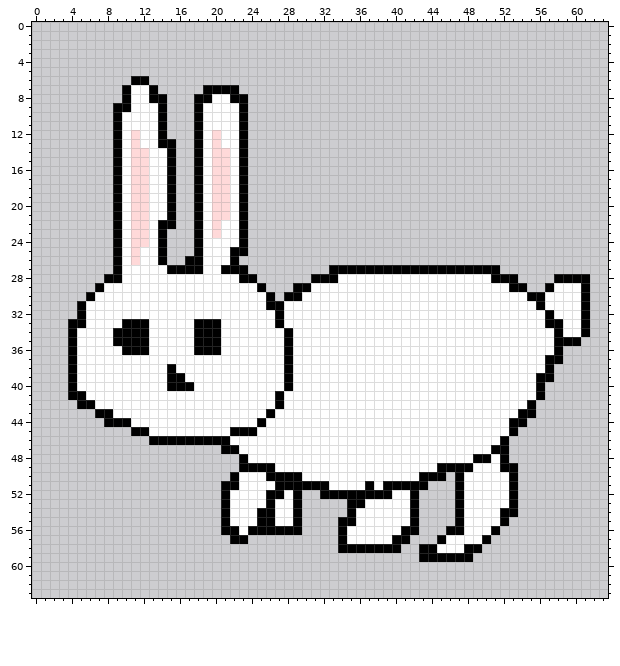
A pixel-art sprite gets an edit: mapengine/scenes/animal0.png. The picture above was drawn from the file before the commit.
The file is 64x64 pixels.
The result:
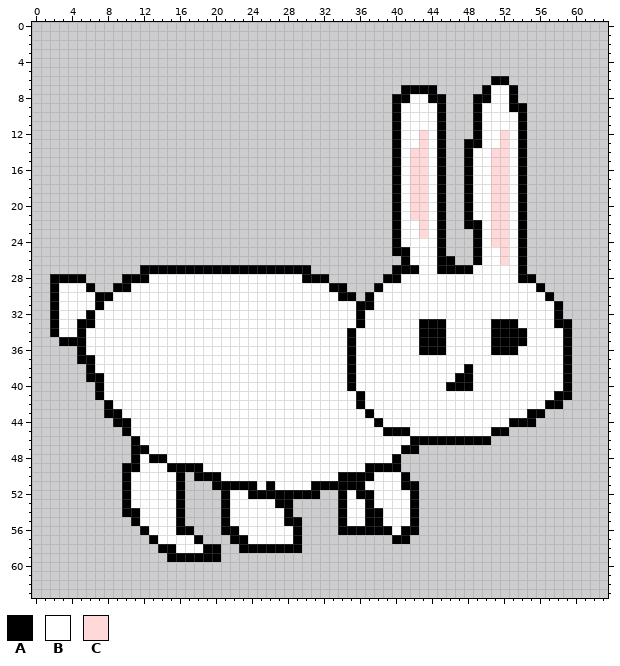
Palette (. is transparent): A #000000  B #ffffff  C #ffd9d9
Diff:
y 6: x 11..12 AA -> ..; x 51..52 .. -> AA
y 7: x 10..13 ABBA -> ....; x 19..22 AAAA -> ....; x 41..44 .... -> AAAA; x 50..53 .... -> ABBA
y 8: x 10..14 ABBAA -> .....; x 18..23 AABBAA -> ......; x 40..45 ...... -> AABBAA; x 49..53 ..... -> AABBA
y 9: x 9..14 AABBBA -> ......; x 18..23 ABBBBA -> ......; x 40..45 ...... -> ABBBBA; x 49..54 ...... -> ABBBAA
y 10..11: x 9..14 ABBBBA -> ......; x 18..23 ABBBBA -> ......; x 40..45 ...... -> ABBBBA; x 49..54 ...... -> ABBBBA
y 12: x 9..14 ABCBBA -> ......; x 18..23 ABCBBA -> ......; x 40..45 ...... -> ABBCBA; x 49..54 ...... -> ABBCBA
y 13: x 9..15 ABCBBAA -> .......; x 18..23 ABCBBA -> ......; x 40..45 ...... -> ABBCBA; x 48..54 ....... -> AABBCBA
y 14..21: x 9..15 ABCCBBA -> .......; x 18..23 ABCCBA -> ......; x 40..45 ...... -> ABCCBA; x 48..54 ....... -> ABBCCBA
y 22: x 9..15 ABCCBAA -> .......; x 18..23 ABCBBA -> ......; x 40..45 ...... -> ABBCBA; x 48..54 ....... -> AABCCBA
y 23: x 9..14 ABCCBA -> ......; x 18..23 ABCBBA -> ......; x 40..45 ...... -> ABBCBA; x 49..54 ...... -> ABCCBA
y 24: x 9..14 ABCCBA -> ......; x 18..23 ABBBBA -> ......; x 40..45 ...... -> ABBBBA; x 49..54 ...... -> ABCCBA
y 25: x 9..14 ABCBBA -> ......; x 18..23 ABBBAA -> ......; x 40..45 ...... -> AABBBA; x 49..54 ...... -> ABBCBA
y 26: x 9..14 ABCBBA -> ......; x 17..22 AABBBA -> ......; x 41..46 ...... -> ABBBAA; x 49..54 ...... -> ABBCBA
y 27: x 9..14 ABBBBB -> ...AAA; x 19..20 BB -> AA; x 24..30 ....... -> AAAAAAA; x 33..39 AAAAAAA -> .......; x 43..44 AA -> BB; x 49..54 AAA... -> BBBBBA
y 28: x 2..5 .... -> AAAA; x 8..12 AABBB -> ..AAA; x 23..30 AA...... -> BBBBBBBA; x 33..40 ABBBBBBB -> ......AA; x 51..55 AAA.. -> BBBAA; x 58..61 AAAA -> ....
y 29: x 2..10 .....ABBB -> ABBBA..AA; x 25..30 A...AA -> BBBBBB; x 33..38 BBBBBB -> AA...A; x 53..61 AA..ABBBA -> BBBA.....
y 30: x 2..8 ....ABB -> ABBBBAA; x 26..29 A.AA -> BBBB; x 34..37 BBBB -> AA.A; x 55..61 AABBBBA -> BBA....
y 31: x 2..5 ...A -> ABBB; x 7 B -> A; x 26..27 AA -> BB; x 36..37 BB -> AA; x 56 A -> B; x 58..61 BBBA -> A...
y 32: x 2..6 ...AB -> ABBBA; x 27 A -> B; x 36 B -> A; x 57..61 ABBBA -> BA...
y 33: x 2..4 ..A -> ABB; x 6 B -> A; x 10..12 AAA -> BBB; x 18..20 AAA -> BBB; x 27 A -> B; x 36 B -> A; x 43..45 BBB -> AAA; x 51..53 BBB -> AAA; x 57 A -> B; x 59..61 BBA -> A..
y 34: x 2..5 ..AB -> ABBA; x 9..12 AAAA -> BBBB; x 18..20 AAA -> BBB; x 28 A -> B; x 35 B -> A; x 43..45 BBB -> AAA; x 51..54 BBBB -> AAAA; x 58..61 ABBA -> BA..
y 35: x 3 . -> A; x 5 B -> A; x 9..12 AAAA -> BBBB; x 18..20 AAA -> BBB; x 28 A -> B; x 35 B -> A; x 43..45 BBB -> AAA; x 51..54 BBBB -> AAAA; x 58 A -> B; x 60 A -> .
y 36: x 4..5 AB -> .A; x 10..12 AAA -> BBB; x 18..20 AAA -> BBB; x 28 A -> B; x 35 B -> A; x 43..45 BBB -> AAA; x 51..53 BBB -> AAA; x 58..59 A. -> BA
y 37: x 4..6 ABB -> .AA; x 28 A -> B; x 35 B -> A; x 57..59 AA. -> BBA
y 38: x 4..6 ABB -> ..A; x 15 A -> B; x 28 A -> B; x 35 B -> A; x 48 B -> A; x 57..59 A.. -> BBA
y 39: x 4..7 ABBB -> ..AA; x 15..16 AA -> BB; x 28 A -> B; x 35 B -> A; x 47..48 BB -> AA; x 56..59 AA.. -> BBBA
y 40: x 4..7 ABBB -> ...A; x 15..17 AAA -> BBB; x 28 A -> B; x 35 B -> A; x 46..48 BBB -> AAA; x 56..59 A... -> BBBA
y 41: x 4..7 AABB -> ...A; x 27 A -> B; x 36 B -> A; x 56..59 A... -> BBAA
y 42: x 5..8 AABB -> ...A; x 27 A -> B; x 36 B -> A; x 55..58 A... -> BBAA
y 43: x 7 A -> .; x 9 B -> A; x 26 A -> B; x 37 B -> A; x 54 A -> B; x 56 . -> A
y 44: x 8 A -> .; x 25 A -> B; x 38 B -> A; x 55 . -> A
y 45: x 10..12 .AA -> ABB; x 22..24 AAA -> BBB; x 39..41 BBB -> AAA; x 51..53 BBA -> AA.
y 46: x 11..21 ..AAAAAAAAA -> ABBBBBBBBBB; x 42..52 BBBBBBBBBBA -> AAAAAAAAA..
y 47: x 11..22 ..........AA -> AABBBBBBBBBB; x 41..52 BBBBBBBBBBAA -> AA..........
y 48: x 11..23 ............A -> ABAABBBBBBBBB; x 40..52 BBBBBBBBBAABA -> A............
y 49: x 10..26 .............AAAA -> AABBBAAAABBBBBBBB; x 37..53 BBBBBBBBAAAABBBAA -> AAAA.............
y 50: x 10..16 ....... -> ABBBBBA; x 18..22 ....A -> AAABB; x 26..29 AAAA -> BBBB; x 34..37 BBBB -> AAAA; x 41..45 BBAAA -> A....; x 47..53 ABBBBBA -> .......
y 51: x 10..16 ....... -> ABBBBBA; x 20 . -> A; x 23..24 BB -> AA; x 26..30 BAAAA -> ABBBB; x 33..37 BBBBA -> AAAAB; x 39..40 AA -> BB; x 43 A -> .; x 47..53 ABBBBBA -> .......
y 52: x 10..16 ....... -> ABBBBBA; x 24..25 BB -> AA; x 28 B -> A; x 30..33 ..AA -> AA..; x 35 A -> B; x 38..39 AA -> BB; x 47..53 ABBBBBA -> .......
y 53: x 10..16 ....... -> ABBBBBA; x 26..29 ABBA -> BAA.; x 34..37 .AAB -> ABBA; x 47..53 ABBBBBA -> .......
y 54: x 10..16 ....... -> AABBBBA; x 25..26 AA -> BB; x 28..29 BA -> A.; x 34..35 .A -> AB; x 37..38 BB -> AA; x 47..53 ABBBBAA -> .......
y 55: x 11..16 ...... -> ABBBBA; x 25..26 AA -> BB; x 28 B -> A; x 35 A -> B; x 37..38 BB -> AA; x 47..52 ABBBBA -> ......
y 56: x 12..17 ...... -> ABBBAA; x 24..28 AAAAA -> BBBBB; x 35..39 BBBBB -> AAAAA; x 46..51 AABBBA -> ......
y 57: x 13..18 ...... -> ABBBBA; x 24..29 ...... -> BBBBBA; x 34..39 ABBBBB -> ......; x 45..50 ABBBBA -> ......
y 58: x 14..20 ....... -> AABBBAA; x 23..29 ....... -> AAAAAAA; x 34..40 AAAAAAA -> .......; x 43..49 AABBBAA -> .......
y 59: x 15..20 ...... -> AAAAAA; x 43..48 AAAAAA -> ......
Pixel boxes of the changes (left, top, right, bottom) in both pictures:
changed: (50, 76, 590, 562)
